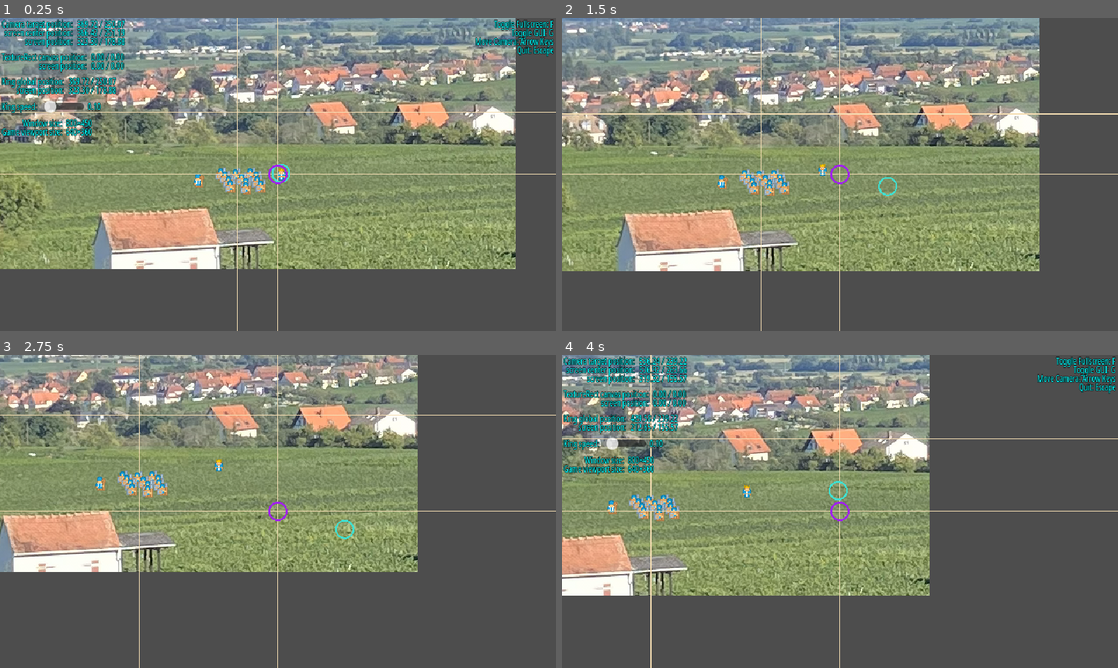
Above: before the commit, frames 1-4 (two rows, left to right).
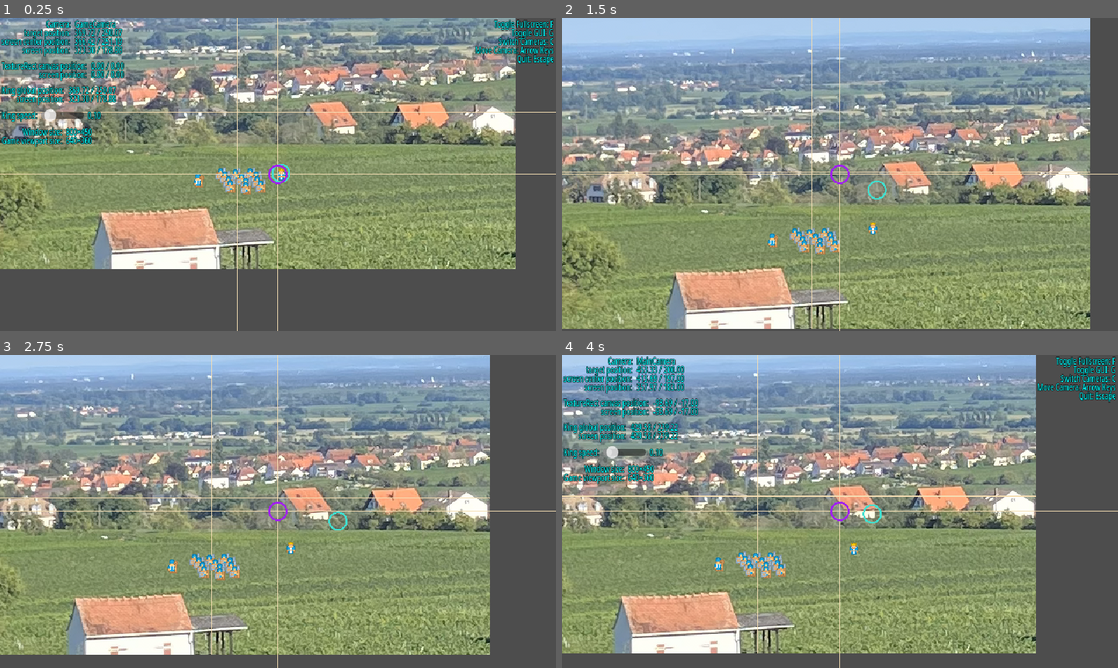
Above: after the commit, the same moments.

Repository: Toxe/godot-pixel-style
Game: Godot game, scene res://scenes/main.tscn
The game is run twice, just before and just after one commit, with the same random seed, the same clock (stepped at 60 frames per second) and the same inputs.
Inputs:
- Up to frame 1 (0.25 s): no input
- Up to frame 2 (1.5 s): tap Enter at 0.5 s; hold Right (ui_right) 0.53-1.28 s; hold C (switch_camera, bound only after the commit) 0.53-1.28 s; hold Down (ui_down) from 1.28 s (still down); tap G (toggle_gui) at 1.35 s
- Up to frame 3 (2.75 s): tap C (switch_camera, bound only after the commit) at 1.55 s; release Down (ui_down) at 2.03 s; hold Right (ui_right) from 2.03 s (still down); hold C (switch_camera, bound only after the commit) from 2.03 s (still down)
- Up to frame 4 (4 s): release Right (ui_right) at 2.78 s; release C (switch_camera, bound only after the commit) at 2.78 s; hold Up (ui_up) 2.78-3.53 s; tap C (switch_camera, bound only after the commit) at 2.85, 3.8 s; hold Left (ui_left) from 3.53 s (still down); hold G (toggle_gui) from 3.53 s (still down)

The runs differ from the first frame. In frame 1, 5.8% of the frame differs, in the area x 0-100%, y 0-42%; in frame 2, 80%, in the area x 0-100%, y 0-100%; in frame 3, 76%; in frame 4, 70%.

Commit message:
Add second camera and ability to switch between them

Diff:
--- a/PixelStyle/project.godot
+++ b/PixelStyle/project.godot
@@ -50,6 +50,11 @@
 "events": [Object(InputEventKey,"resource_local_to_scene":false,"resource_name":"","device":-1,"window_id":0,"alt_press …(192 unchanged characters)…
 ]
 }
+switch_camera={
+"deadzone": 0.2,
+"events": [Object(InputEventKey,"resource_local_to_scene":false,"resource_name":"","device":-1,"window_id":0,"alt_pressed":false,"shift_pressed":false,"ctrl_pressed":false,"meta_pressed":false,"pressed":false,"keycode":0,"physical_keycode":67,"key_label":0,"unicode":99,"location":0,"echo":false,"script":null)
+]
+}
 
 [rendering]
 
--- /dev/null
+++ b/PixelStyle/scenes/camera_manager.gd
@@ -0,0 +1,16 @@
+class_name CameraManager extends Node
+
+@export var cameras: Array[Camera2D]
+
+@onready var current_camera: Camera2D = _get_first_enabled_camera()
+
+
+func _get_first_enabled_camera() -> Camera2D:
+    return cameras.get(cameras.find_custom(func(c: Camera2D) -> bool: return c.enabled))
+
+
+func next_camera() -> void:
+    var next_index := cameras.find(current_camera) + 1
+    current_camera.enabled = false
+    current_camera = cameras[next_index] if next_index < cameras.size() else cameras[0]
+    current_camera.enabled = true
--- a/PixelStyle/scenes/game.gd
+++ b/PixelStyle/scenes/game.gd
@@ -1,6 +1,5 @@
 class_name Game extends Node2D
 
-@onready var camera: Camera2D = $Path2D/PathFollow2D/King/GameCamera
 @onready var king: Sprite2D = $Path2D/PathFollow2D/King
 @onready var path_follow: PathFollow2D = $Path2D/PathFollow2D
 
@@ -8,9 +7,6 @@
 
 
 func _process(delta: float) -> void:
-    var camera_movement := Input.get_vector("ui_left", "ui_right", "ui_up", "ui_down")
-    camera.position += camera_movement * 100.0 * delta
-
     path_follow.progress_ratio += delta * king_speed
     queue_redraw()
 
--- a/PixelStyle/scenes/gui.gd
+++ b/PixelStyle/scenes/gui.gd
@@ -1,6 +1,7 @@
 class_name GUI extends Control
 
 @export var game: Game
+@export var camera_manager: CameraManager
 @export var texture_rect: TextureRect
 
 @onready var camera_label: Label = $HBoxContainer/VBoxContainer/HBoxContainer/CameraLabel
@@ -16,8 +17,11 @@
     king_speed_label.text = "%.2f" % game.king_speed
 
 
-func _process(_delta: float) -> void:
-    camera_label.text = "%s\n%s\n%s" % [format_position(game.camera.get_target_position()), format_position(game.camera.get_screen_center_position()), format_position(game.camera.get_screen_transform().origin)]
+func _process(delta: float) -> void:
+    var camera_movement := Input.get_vector("ui_left", "ui_right", "ui_up", "ui_down")
+    camera_manager.current_camera.position += camera_movement * 100.0 * delta
+
+    camera_label.text = "%s\n%s\n%s\n%s" % [camera_manager.current_camera.name, format_position(camera_manager.current_camera.get_target_position()), format_position(camera_manager.current_camera.get_screen_center_position()), format_position(camera_manager.current_camera.get_screen_transform().origin)]
     texture_rect_label.text = "%s\n%s" % [format_position(texture_rect.get_canvas_transform().origin), format_position(texture_rect.get_screen_transform().origin)]
     king_label.text = "%s\n%s" % [format_position(game.king.global_position), format_position(game.king.get_screen_transform().origin)]
     window_size_label.text = "%s\n%s" % [format_size(get_window().size), format_size((game.get_viewport() as SubViewport).size)]
@@ -28,9 +32,9 @@
     draw_line(Vector2(320, -360), Vector2(320, 2 * 360), Color.WHEAT)
     draw_line(Vector2(-640, 180), Vector2(2 * 640, 180), Color.WHEAT)
 
-    var cam_delta := game.camera.get_target_position() - game.camera.get_screen_center_position()
-    draw_circle(game.camera.get_screen_transform().origin, 10, Color.TURQUOISE, false, 2)
-    draw_circle(game.camera.get_screen_transform().origin - cam_delta, 10, Color.PURPLE, false, 2)
+    var cam_delta := camera_manager.current_camera.get_target_position() - camera_manager.current_camera.get_screen_center_position()
+    draw_circle(camera_manager.current_camera.get_screen_transform().origin, 10, Color.TURQUOISE, false, 2)
+    draw_circle(camera_manager.current_camera.get_screen_transform().origin - cam_delta, 10, Color.PURPLE, false, 2)
 
 
 func _unhandled_key_input(event: InputEvent) -> void:
@@ -41,6 +45,8 @@
             DisplayServer.window_set_mode(DisplayServer.WindowMode.WINDOW_MODE_FULLSCREEN)
     elif event.is_action_pressed("toggle_gui"):
         ($HBoxContainer as Control).visible = !($HBoxContainer as Control).visible
+    elif event.is_action_pressed("switch_camera"):
+        camera_manager.next_camera()
     elif event.is_action_pressed("quit"):
         get_tree().quit()
 
--- a/PixelStyle/scenes/gui.tscn
+++ b/PixelStyle/scenes/gui.tscn
@@ -24,7 +24,8 @@
 
 [node name="Label" type="Label" parent="HBoxContainer/VBoxContainer/HBoxContainer"]
 layout_mode = 2
-text = "Camera target position:
+text = "Camera:
+target position:
 screen center position:
 screen position:"
 horizontal_alignment = 2
@@ -94,6 +95,7 @@
 size_flags_vertical = 0
 text = "Toggle Fullscreen: F
 Toggle GUI: G
+Switch Cameras: C
 Move Camera: Arrow Keys
 Quit: Escape"
 horizontal_alignment = 2
--- a/PixelStyle/scenes/main.tscn
+++ b/PixelStyle/scenes/main.tscn
@@ -1,8 +1,9 @@
-[gd_scene load_steps=5 format=3 uid="uid://dvkb4iyvuwwy4"]
+[gd_scene load_steps=6 format=3 uid="uid://dvkb4iyvuwwy4"]
 
 [ext_resource type="Script" uid="uid://ck1hqqe4crdiu" path="res://scenes/main.gd" id="1_0wfyh"]
 [ext_resource type="PackedScene" uid="uid://cl4oo5o1s3gb8" path="res://scenes/game.tscn" id="1_o5qli"]
 [ext_resource type="PackedScene" uid="uid://c0s1ghhdkg1y5" path="res://scenes/gui.tscn" id="2_sugp2"]
+[ext_resource type="Script" uid="uid://biqssj5ve8p1c" path="res://scenes/camera_manager.gd" id="4_jyhfs"]
 
 [sub_resource type="ViewportTexture" id="ViewportTexture_hyk8p"]
 viewport_path = NodePath("SubViewport")
@@ -19,8 +20,9 @@
 
 [node name="CanvasLayer" type="CanvasLayer" parent="."]
 
-[node name="GUI" parent="CanvasLayer" node_paths=PackedStringArray("game", "texture_rect") instance=ExtResource("2_sugp2")]
+[node name="GUI" parent="CanvasLayer" node_paths=PackedStringArray("game", "camera_manager", "texture_rect") instance=ExtResource("2_sugp2")]
 game = NodePath("../../SubViewport/Game")
+camera_manager = NodePath("../../CameraManager")
 texture_rect = NodePath("../../TextureRect")
 
 [node name="SubViewport" type="SubViewport" parent="."]
@@ -32,3 +34,13 @@
 render_target_update_mode = 4
 
 [node name="Game" parent="SubViewport" instance=ExtResource("1_o5qli")]
+
+[node name="MainCamera" type="Camera2D" parent="."]
+position = Vector2(320, 180)
+enabled = false
+position_smoothing_enabled = true
+position_smoothing_speed = 1.0
+
+[node name="CameraManager" type="Node" parent="." node_paths=PackedStringArray("cameras")]
+script = ExtResource("4_jyhfs")
+cameras = [NodePath("../MainCamera"), NodePath("../SubViewport/Game/Path2D/PathFollow2D/King/GameCamera")]
Not shown, added: PixelStyle/scenes/camera_manager.gd.uid
